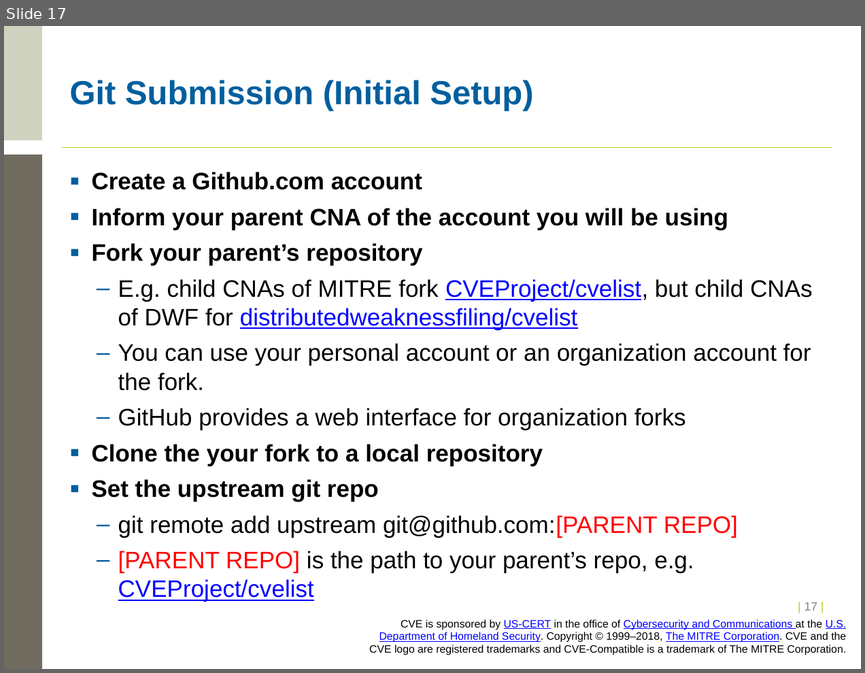
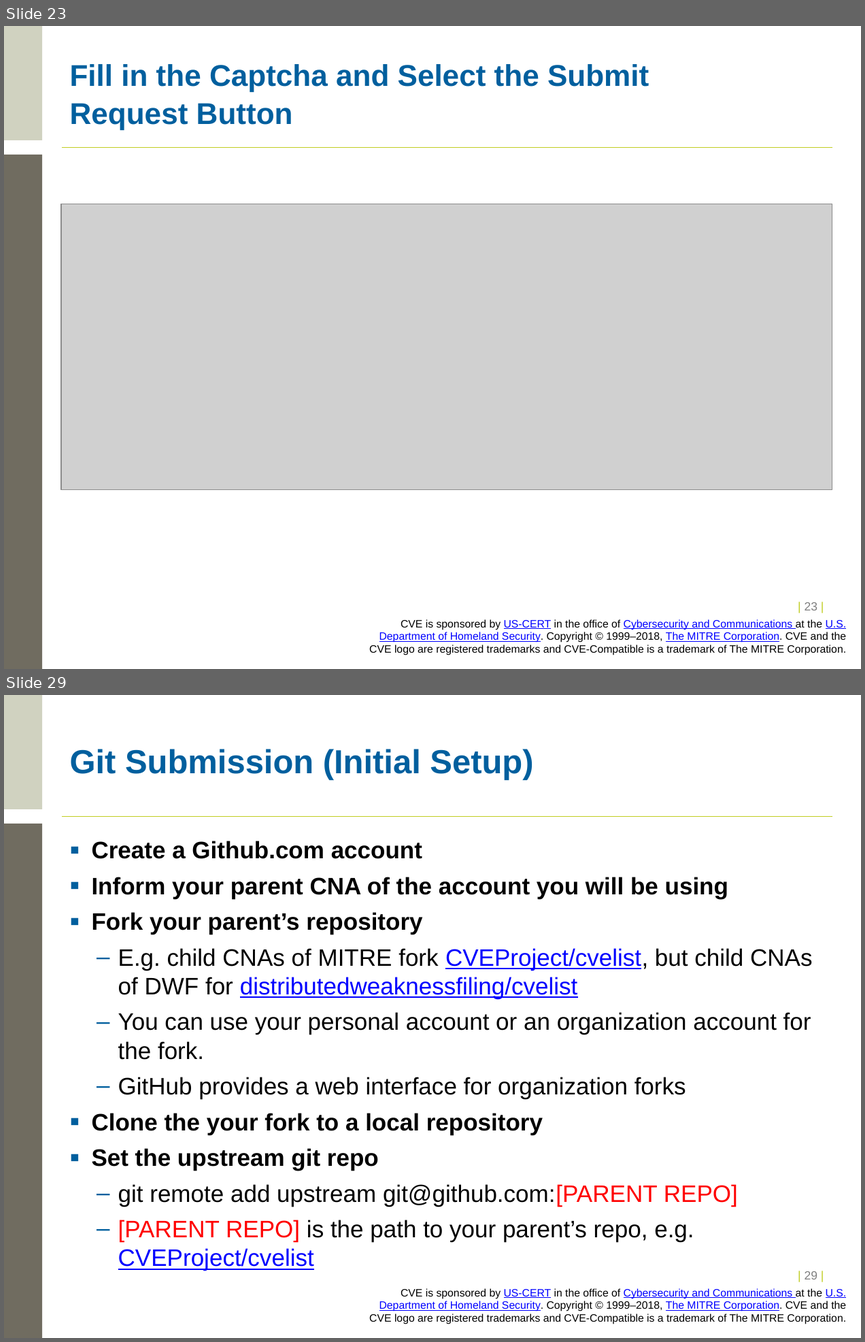
Before and after one commit to CVEProject/cveproject.github.io, a slide deck: docs/cna/Entry_Submission_Process.pptx. Shown one above the other, each under a label of ours: slide 17 before the commit, slides 23 and 29 after it; the slides between them are not shown. The pictures are 865x673 and 865x1342 pixels, drawn with LibreOffice and Linux fonts; fonts in the diff are those of the drawing; grey boxes stand for pictures; background and template pictures are left out. Boxes give left, top, right and bottom in pixels: in the first picture for what was removed or moved away, otherwise in the second. Text is boxed around its words. In the diff, an @@ line names an element or a change of style, - is before the commit and + after.

Commit message:
Adding pictures to the submission process

```diff
--- a/docs/cna/Entry_Submission_Process.pptx
+++ b/docs/cna/Entry_Submission_Process.pptx
@@ slide 23 added at (4,26,861,669), background #FFFFFF; not listed: 4 template elements that a slide beside it also shows @@
@@ title added at (70,64,649,130), 25.2 pt, text #005F9E, bold @@
+Fill in the Captcha and Select the Submit Request Button
@@ picture added at (61,204,832,490) @@
@@ page number added at (804,602,817,610), 10 pt, text #C1CD23 @@
+| 23 |
@@ what was slide 17 is now slide 29 @@
@@ page number at (804,1271,817,1279): text changed @@
-| 17 |
+| 29 |
```
Also in this commit, not shown: 1 slide changed, 22 other slides added.
